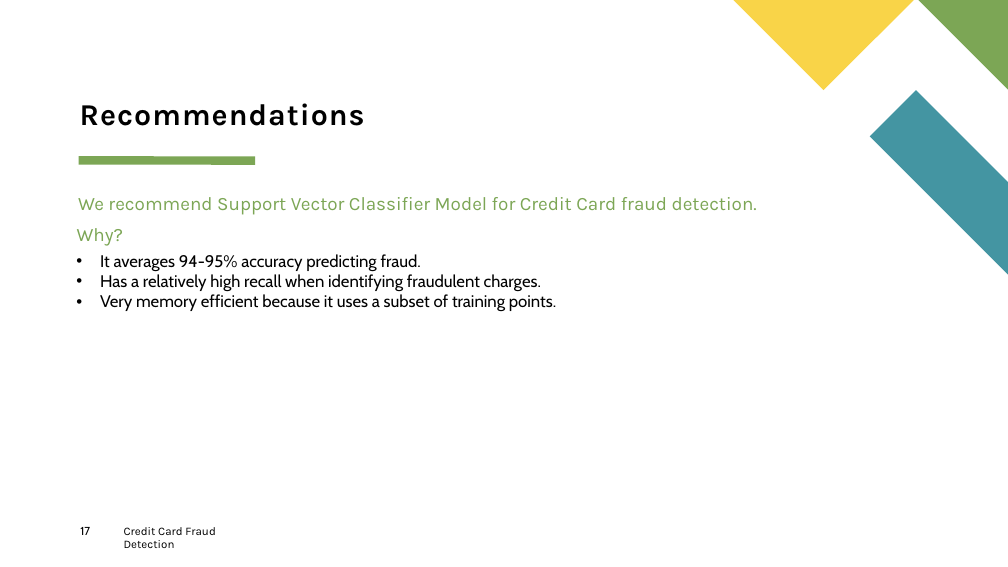
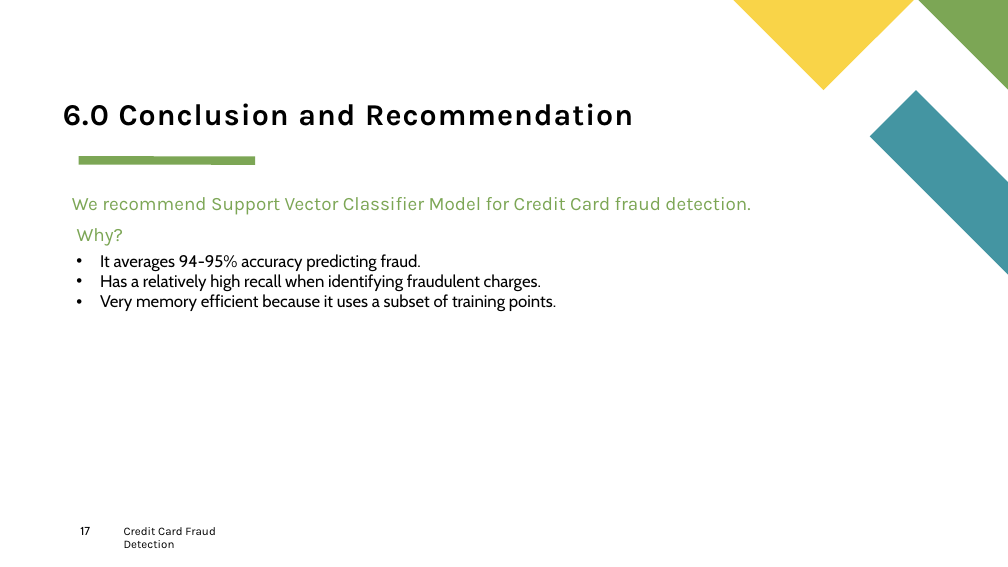
Before and after one commit to dmusili/creditcardfrauddetection, a slide deck: slide 17 of Credit Card Fraud Detection.pptx. Drawn at 1008x567 pixels with LibreOffice and Linux fonts; fonts in the diff are those of the drawing. Boxes give left, top, right and bottom in pixels: in the first picture for what was removed or moved away, otherwise in the second. Text is boxed around its words. In the diff, an @@ line names an element or a change of style, - is before the commit and + after.

```diff
--- a/Credit Card Fraud Detection.pptx
+++ b/Credit Card Fraud Detection.pptx
@@ title at (63,103,633,126): text changed @@
-Recommendations
+6.0 Conclusion and Recommendation
@@ text "We recommend Support Vector Classifier ...": place and size @@
-text "We recommend Support Vector Classifier ..." at (78,197,757,215)
+text "We recommend Support Vector Classifier ..." at (72,197,750,215)
```
Also in this commit, not shown: 8 other slides changed.
